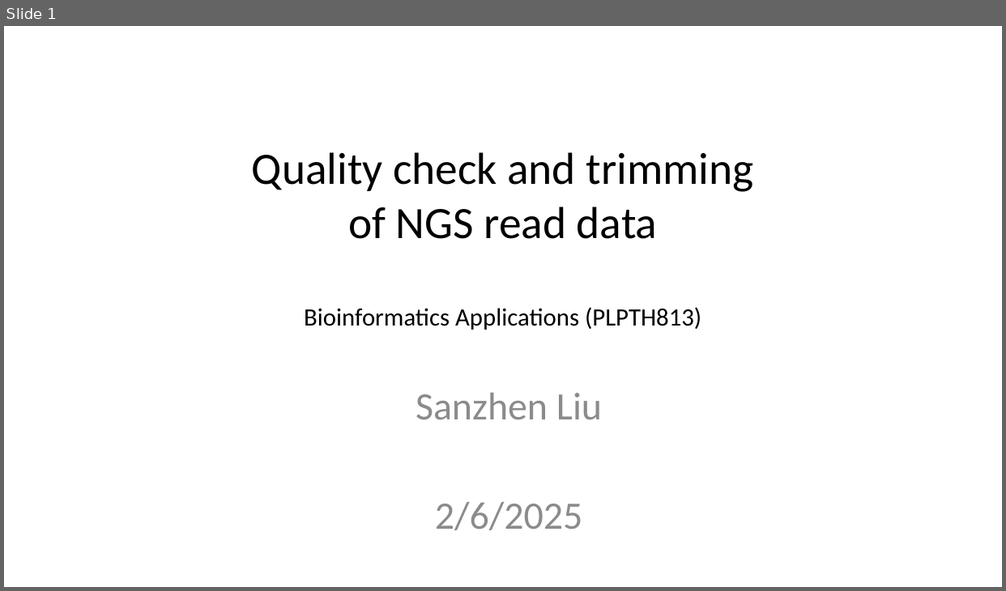
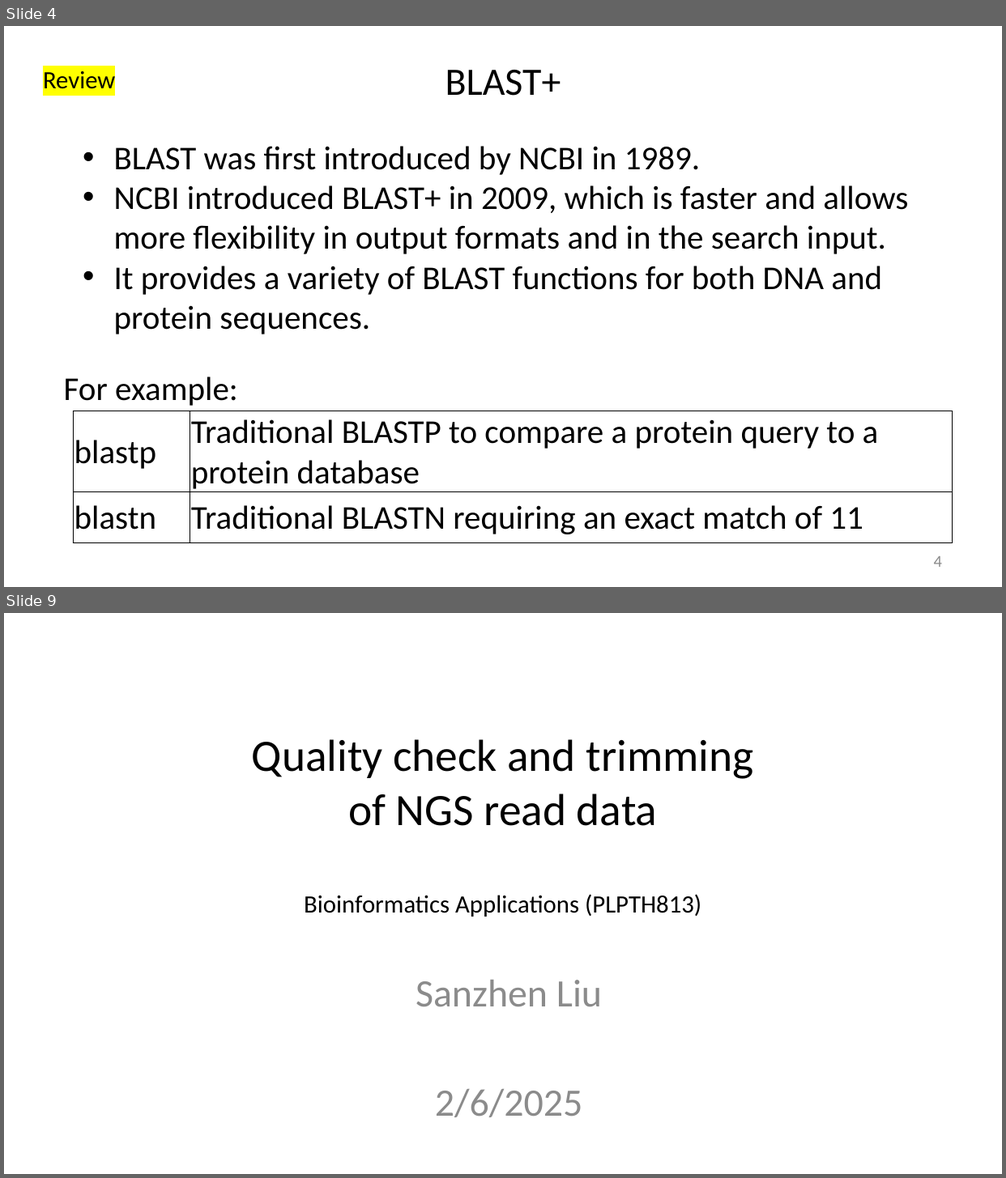
Before and after one commit to liu3zhenlab/teaching, a slide deck: PLPTH813Bioinformatis/2025/1_lecture/lecture05_NGS_data.pptx. Shown one above the other, each under a label of ours: slide 1 before the commit, slides 4 and 9 after it; the slides between them are not shown. The pictures are 1006x591 and 1006x1178 pixels, drawn with LibreOffice and Linux fonts; fonts in the diff are those of the drawing. Boxes give left, top, right and bottom in pixels: in the first picture for what was removed or moved away, otherwise in the second. Text is boxed around its words. In the diff, an @@ line names an element or a change of style, - is before the commit and + after.

```diff
--- a/PLPTH813Bioinformatis/2025/1_lecture/lecture05_NGS_data.pptx
+++ b/PLPTH813Bioinformatis/2025/1_lecture/lecture05_NGS_data.pptx
@@ slide 4 added at (x1=4, y1=26, x2=1002, y2=587), background #FFFFFF @@
@@ text added at (x1=43, y1=71, x2=115, y2=89), 18 pt, text #000000 @@
+Review
@@ title added at (x1=445, y1=70, x2=561, y2=96), 28 pt, text #000000 @@
+BLAST+
@@ text added at (x1=114, y1=146, x2=908, y2=335), 24 pt, text #000000 @@
+• BLAST was first introduced by NCBI in 1989.
+• NCBI introduced BLAST+ in 2009, which is faster and allows more flexibility in output formats and in the search input.
+• It provides a variety of BLAST functions for both DNA and protein sequences.
@@ text added at (x1=64, y1=377, x2=238, y2=406), 24 pt, text #000000 @@
+For example:
@@ table added at (x1=73, y1=412, x2=952, y2=544), 2 rows, 2 columns @@
+blastp | Traditional BLASTP to compare a protein query to a protein database
+blastn | Traditional BLASTN requiring an exact match of 11
@@ page number added at (x1=934, y1=557, x2=942, y2=567), 12 pt, text #8C8C8C @@
+4
@@ what was slide 1 is now slide 9 @@
```
Also in this commit, not shown: 6 slides changed, 7 other slides added.
